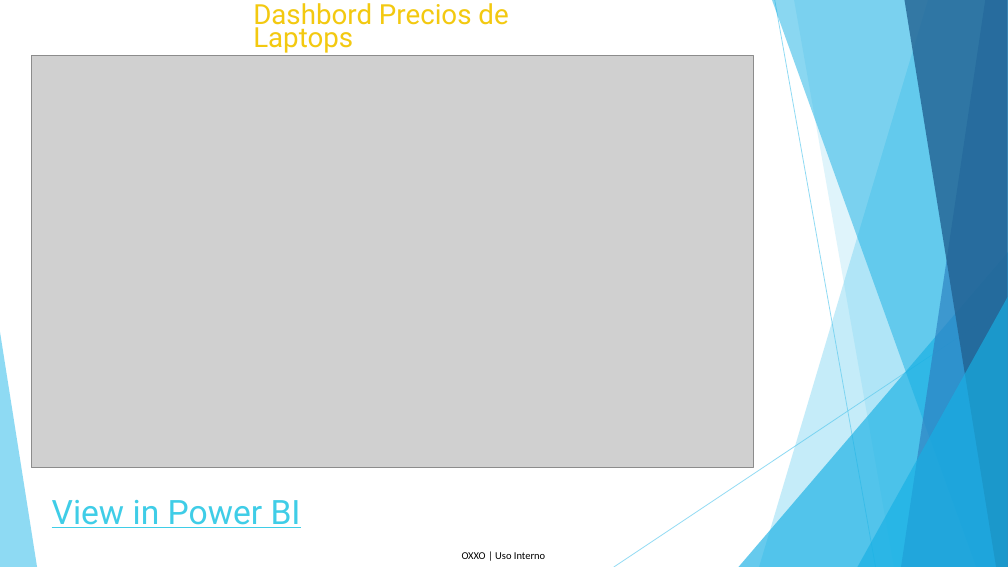
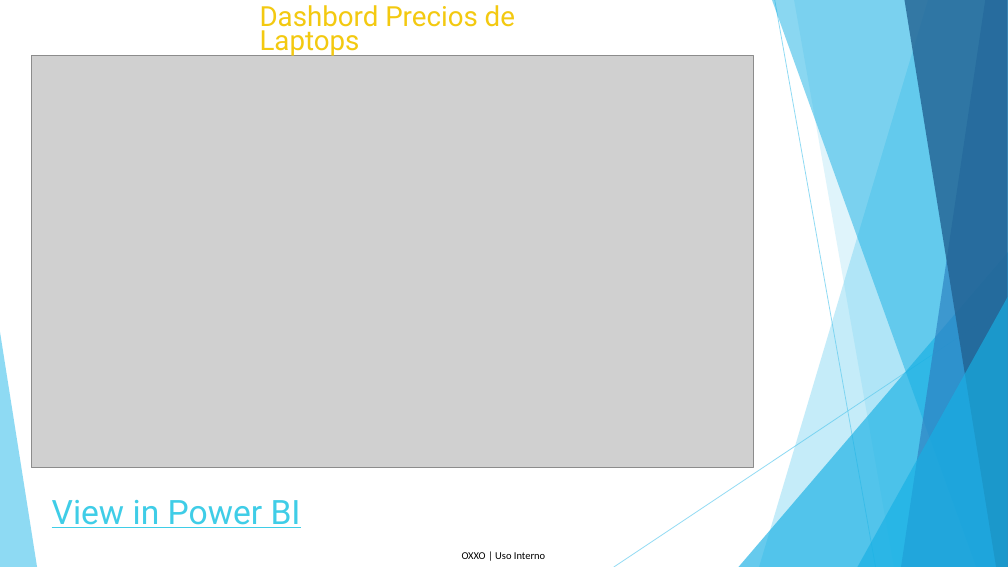
Before and after one commit to pinefox8383/Proyecto_Final_Diplomado, a slide deck: slide 11 of Presentación.pptx (slide 10 before the commit). Drawn at 1008x567 pixels with LibreOffice and Linux fonts; fonts in the diff are those of the drawing; grey boxes stand for pictures. Boxes give left, top, right and bottom in pixels: in the first picture for what was removed or moved away, otherwise in the second. Text is boxed around its words. In the diff, an @@ line names an element or a change of style, - is before the commit and + after.

```diff
--- a/Presentación.pptx
+++ b/Presentación.pptx
@@ text "Dashbord Precios de Laptops": place and size @@
-text "Dashbord Precios de Laptops" at [253,3,508,53]
+text "Dashbord Precios de Laptops" at [260,5,515,56]
```
Also in this commit, not shown: 1 other slide changed.
